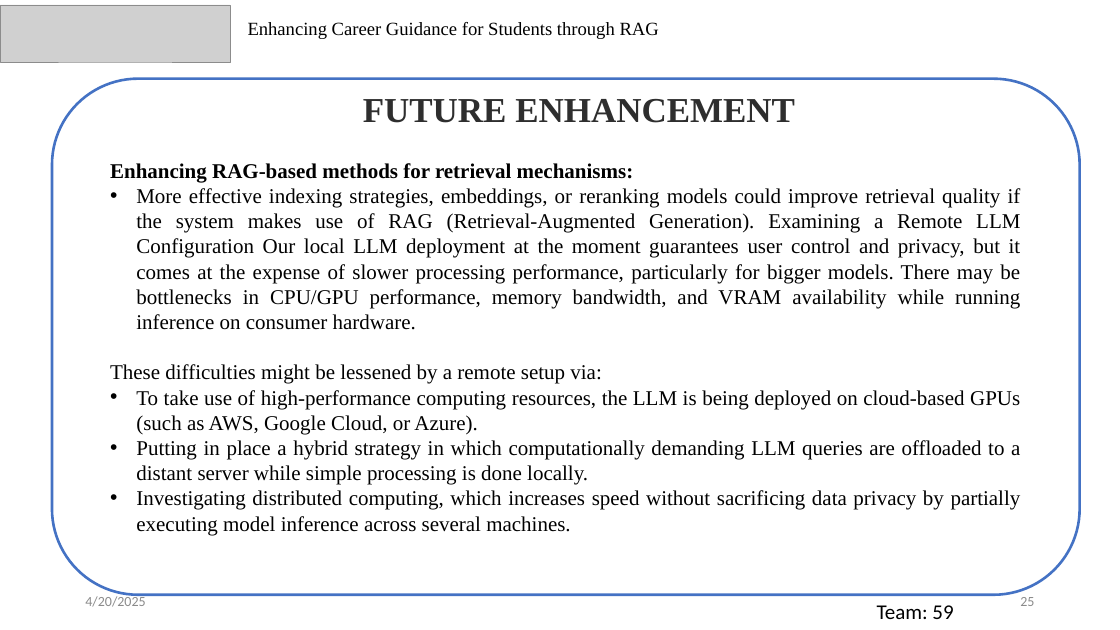
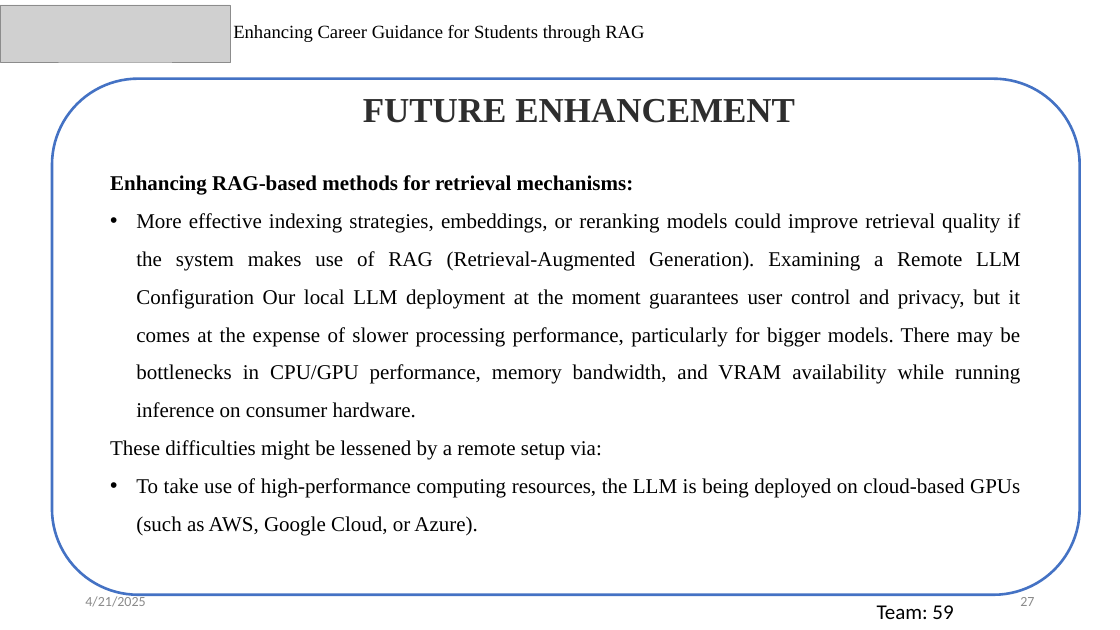
Before and after one commit to akhilswarop/RAG, a slide deck: slide 27 of External Review/External Review PPT.pptx (slide 25 before the commit). Drawn at 1120x630 pixels with LibreOffice and Linux fonts; fonts in the diff are those of the drawing; grey boxes stand for pictures. Boxes give left, top, right and bottom in pixels: in the first picture for what was removed or moved away, otherwise in the second. Text is boxed around its words. In the diff, an @@ line names an element or a change of style, - is before the commit and + after.

```diff
--- a/External Review/External Review PPT.pptx
+++ b/External Review/External Review PPT.pptx
@@ text "Enhancing Career Guidance for Students ...": place and size @@
-text "Enhancing Career Guidance for Students ..." at (248, 22, 659, 39)
+text "Enhancing Career Guidance for Students ..." at (233, 25, 644, 42)
@@ text "Enhancing RAG-based methods for retrieval ..." at (110, 175, 1021, 535): line spacing 1 to 1.5 @@
@@ text at (136, 440, 1021, 535): paragraphs removed @@
-• Putting in place a hybrid strategy in which computationally demanding LLM queries are offloaded to a distant server while simple processing is done locally.
-• Investigating distributed computing, which increases speed without sacrificing data privacy by partially executing model inference across several machines.
@@ text at (85, 594, 145, 607): text changed @@
-4/20/2025
+4/21/2025
@@ page number at (1020, 597, 1034, 606): text changed @@
-25
+27
```
Also in this commit, not shown: 27 other slides changed, 4 slides added.
